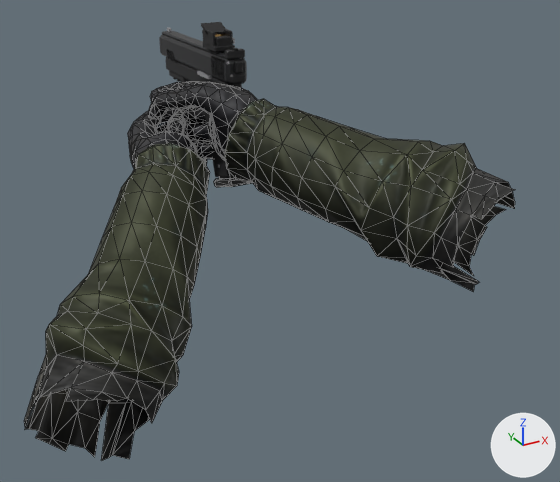
A saved change to the glTF model godot/assets/models/weapon_pistol.glb.
The view is the same before and after, from a 50 mm camera at (-0.366, -0.807, 0.226) aimed at (0.002, -0.138, -0.108). The axes (+X, +Y, +Z) are drawn at lower right. The lights are the same throughout. The first picture is the older version. Mesh edges are drawn as thin lines on the coarser meshes. Where no turn or scale is listed for an object, it has been applied to the vertices. Vertices at exactly the same position are counted once.

Objects in the first picture: 'Frame', 'HandLeft', 'HandRight', 'Optic', 'Slide' and 1 more.
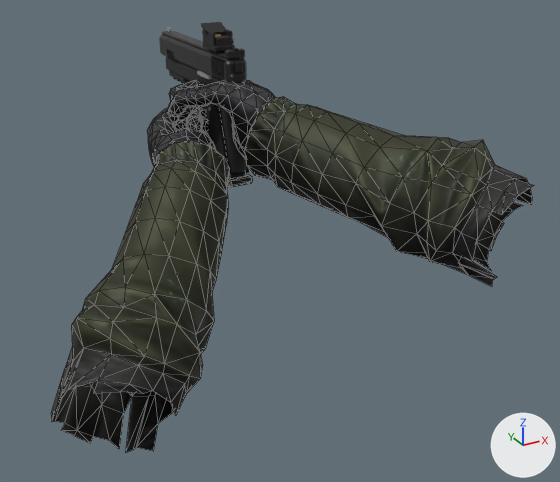
Changed parts and their boxes [x1, y1, x2, y2] in the pictures (560 x 482 px):
'HandLeft', moved
    before: [24, 106, 210, 461]
    after: [51, 107, 230, 453]
'HandRight', moved
    before: [149, 82, 515, 292]
    after: [168, 80, 534, 286]

The change, as a list of edits to the scene's bpy script:
```text
Change me_handright:
    used by ob_handright; location = (0.0, 0.0, 0.0)
    remove me_handright.from_pydata(...)  # 688 vertices, 1340 faces; spans x -0.083..0.176, y -0.344..0.058, z -0.115..0.047
    add me_handright.from_pydata(...)  # 688 vertices, 1340 faces; spans x -0.06..0.199, y -0.344..0.058, z -0.115..0.047
    me_handright part 1: the whole mesh is moved by (0.023, 0.0, 0.0)
Change ob_handleft:
    ob_handleft.location: (-0.0822, -0.0327, -0.0588) -> (-0.0592, -0.0327, -0.0588)
```
